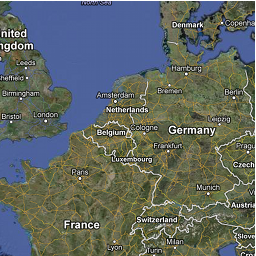
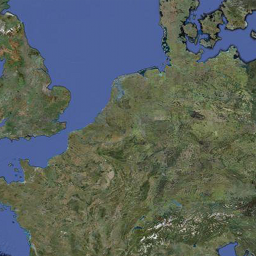
Comparing the layer stacks of the two 256x256 images. Changes:
hid "Layer", painted on it over [10, 44, 75, 109]
showed "overlay_terrain.png" over [0, 0, 256, 256]
